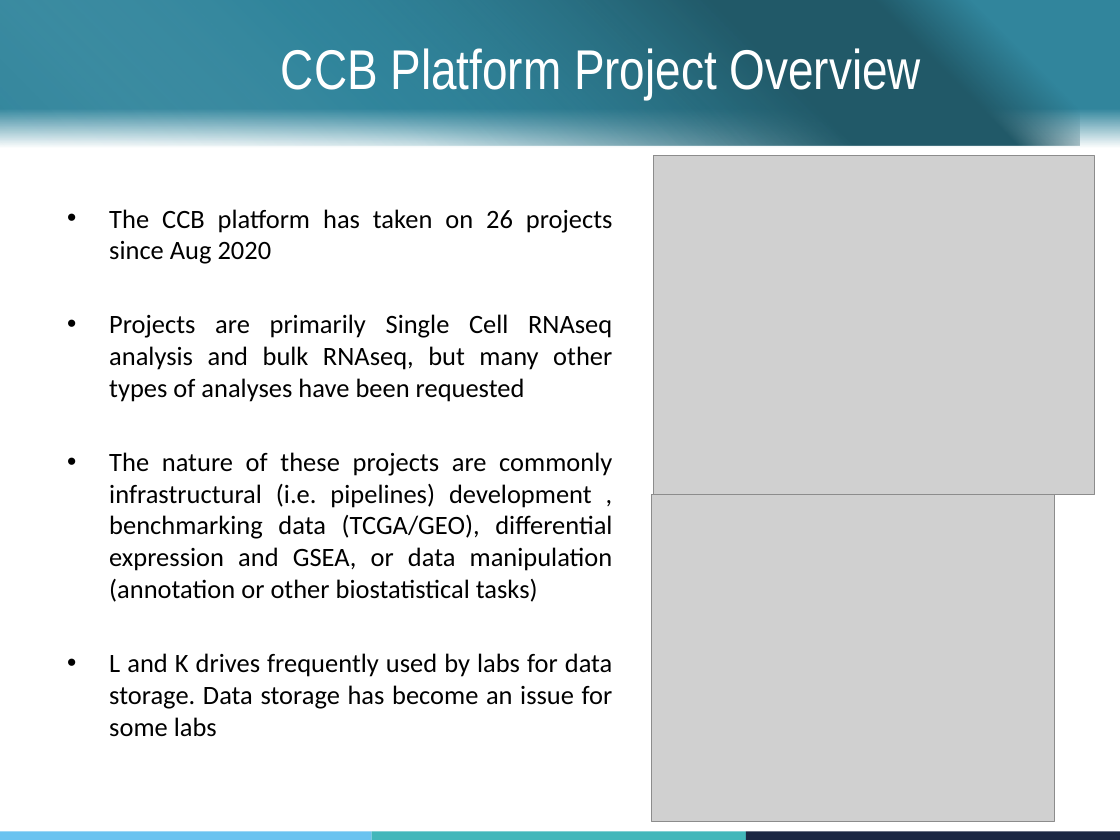
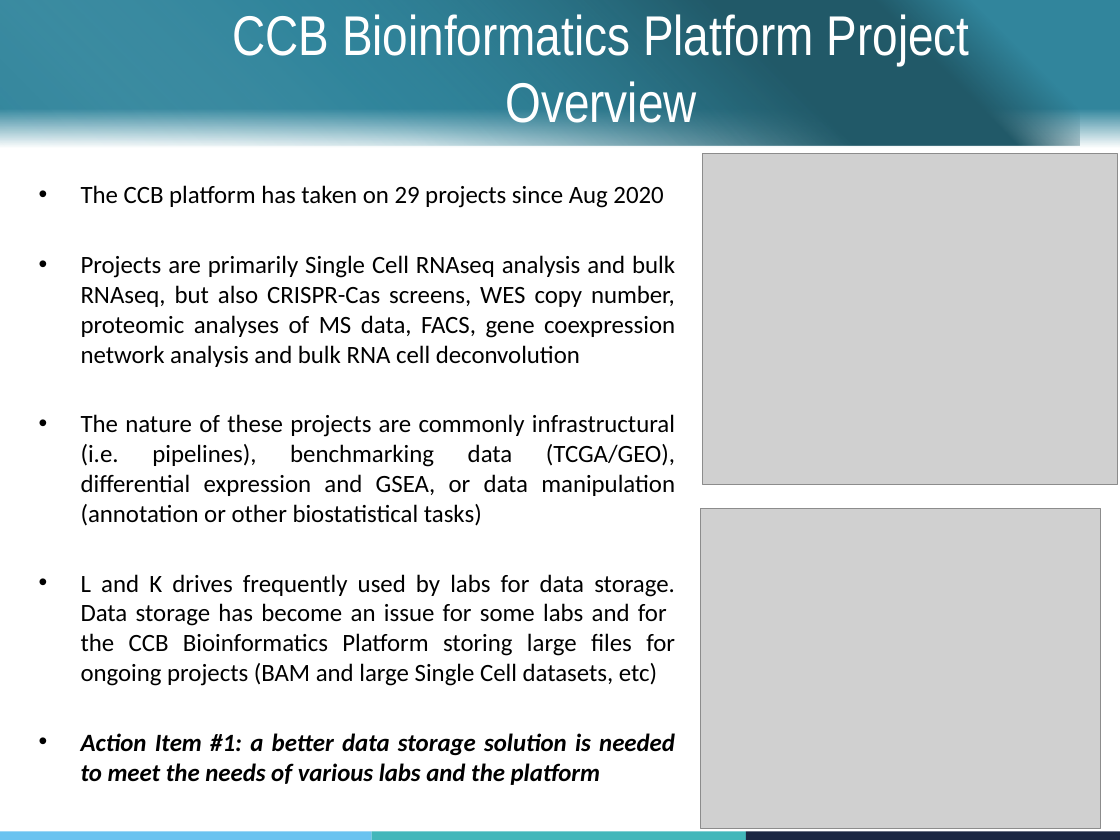
Before and after one commit to ccb-vib/ccb_project_management, a slide deck: slide 2 of group_leaders_presentation.pptx. Drawn at 1120x840 pixels with LibreOffice and Linux fonts; fonts in the diff are those of the drawing; grey boxes stand for pictures; background and template pictures are left out. Boxes give left, top, right and bottom in pixels: in the first picture for what was removed or moved away, otherwise in the second. Text is boxed around its words. In the diff, an @@ line names an element or a change of style, - is before the commit and + after.

```diff
--- a/group_leaders_presentation.pptx
+++ b/group_leaders_presentation.pptx
@@ title at (x1=233, y1=14, x2=970, y2=132): text changed @@
-CCB Platform Project Overview
+CCB Bioinformatics Platform Project Overview
@@ picture resized from (x1=654, y1=156, x2=1095, y2=495) to (x1=702, y1=153, x2=1117, y2=485) @@
@@ text at (x1=81, y1=185, x2=675, y2=785): text changed; size 17 to 16 pt @@
-• The CCB platform has taken on 26 projects since Aug 2020
-• Projects are primarily Single Cell RNAseq analysis and bulk RNAseq, but many other types of analyses have been requested
-• The nature of these projects are commonly infrastructural (i.e. pipelines) development , benchmarking data (TCGA/GEO), differential expression and GSEA, or data manipulation (annotation or other biostatistical tasks)
-• L and K drives frequently used by labs for data storage. Data storage has become an issue for some labs
+• The CCB platform has taken on 29 projects since Aug 2020
+• Projects are primarily Single Cell RNAseq analysis and bulk RNAseq, but also CRISPR-Cas screens, WES copy number, proteomic analyses of MS data, FACS, gene coexpression network analysis and bulk RNA cell deconvolution
+• The nature of these projects are commonly infrastructural (i.e. pipelines), benchmarking data (TCGA/GEO), differential expression and GSEA, or data manipulation (annotation or other biostatistical tasks)
+• L and K drives frequently used by labs for data storage. Data storage has become an issue for some labs and for the CCB Bioinformatics Platform storing large files for ongoing projects (BAM and large Single Cell datasets, etc)
+• Action Item #1: a better data storage solution is needed to meet the needs of various labs and the platform
@@ picture resized from (x1=652, y1=495, x2=1055, y2=821) to (x1=701, y1=508, x2=1101, y2=828) @@
```
Also in this commit, not shown: 3 other slides changed, 2 slides added, 2 other files.
